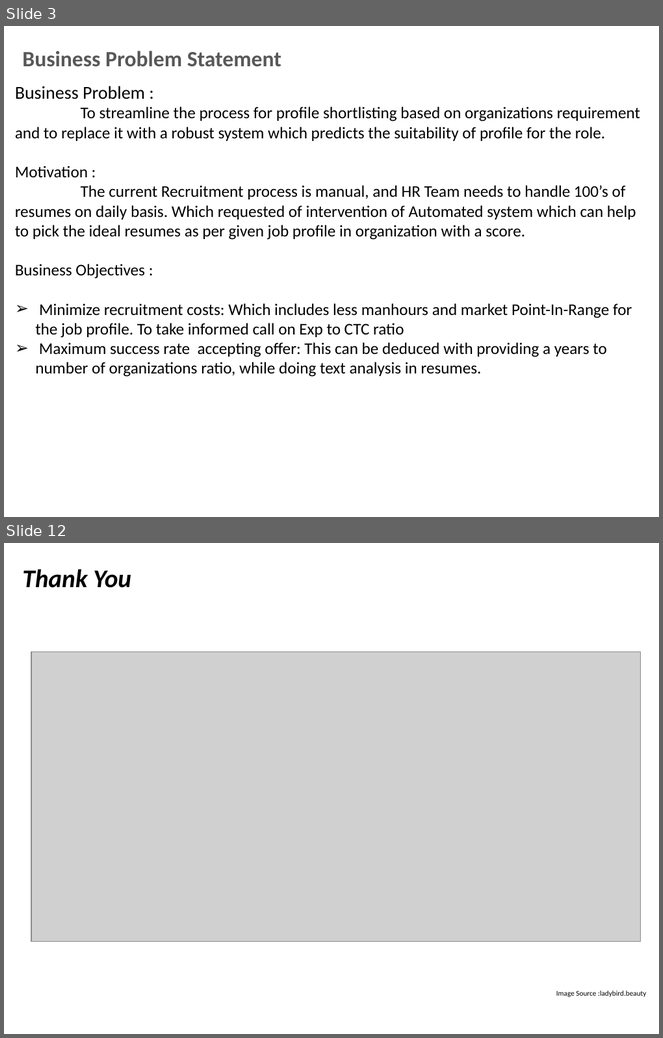
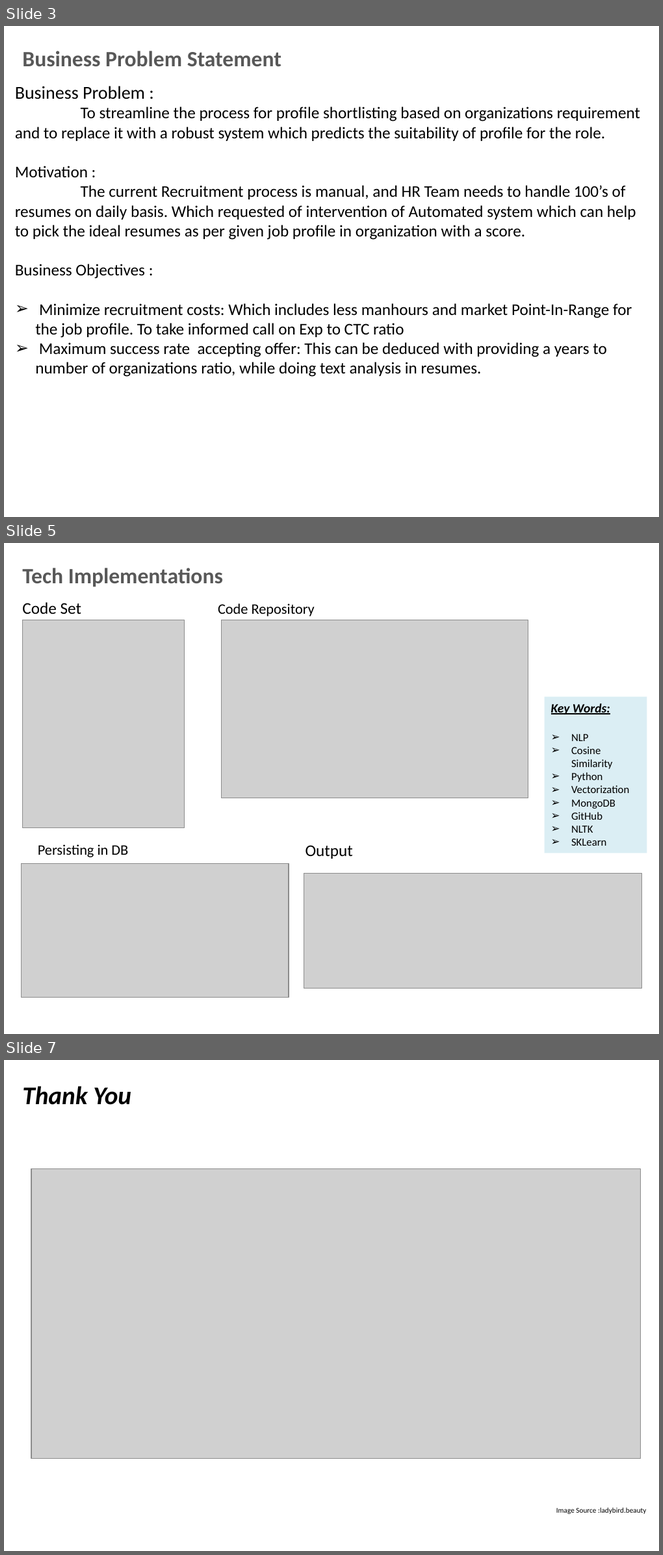
Before and after one commit to anirudhyadav/ISBG4FP1, a slide deck: Foundation_Project_G4__Final_Review_Trending_Jobs.pptx. Shown one above the other, each under a label of ours: slides 3 and 12 before the commit, slides 3, 5 and 7 after it; the slides between them are not shown. The pictures are 663x1038 and 663x1555 pixels, drawn with LibreOffice and Linux fonts; fonts in the diff are those of the drawing; grey boxes stand for pictures; background and template pictures are left out. Boxes give left, top, right and bottom in pixels: in the first picture for what was removed or moved away, otherwise in the second. Text is boxed around its words. In the diff, an @@ line names an element or a change of style, - is before the commit and + after.

```diff
--- a/Foundation_Project_G4__Final_Review_Trending_Jobs.pptx
+++ b/Foundation_Project_G4__Final_Review_Trending_Jobs.pptx
@@ slide 5 added at box(4, 543, 659, 1034), background picture (left out); not listed: 1 template element that a slide beside it also shows @@
@@ title added at box(22, 568, 223, 587), 24 pt, text #585858, bold @@
+Tech Implementations
@@ text added at box(22, 602, 81, 614), 18 pt, text #000000 @@
+Code Set
@@ picture added at box(22, 620, 184, 828) @@
@@ text added at box(218, 603, 315, 616), 16 pt, text #000000 @@
+Code Repository
@@ picture added at box(222, 620, 528, 798) @@
@@ rectangle added at box(545, 697, 648, 854), fill #DBEEF4, 12 pt, text #000000 @@
+Key Words:
+➢ NLP
+➢ Cosine Similarity
+➢ Python
+➢ Vectorization
+➢ MongoDB
+➢ GitHub
+➢ NLTK
+➢ SKLearn
@@ text added at box(38, 845, 128, 858), 16 pt, text #000000 @@
+Persisting in DB
@@ text added at box(306, 845, 353, 859), 18 pt, text #000000 @@
+Output
@@ picture added at box(21, 864, 288, 998) @@
@@ picture added at box(304, 873, 642, 988) @@
@@ what was slide 12 is now slide 7 @@
```
Also in this commit, not shown: 1 slide changed, 2 other slides added, 7 slides removed.
